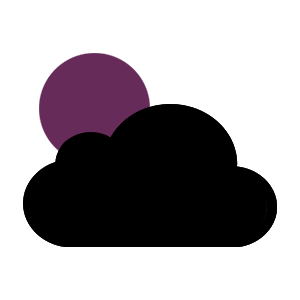
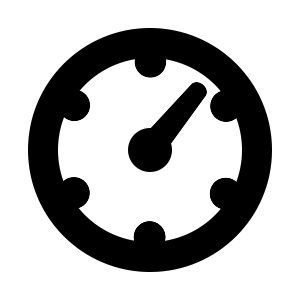
Layer changes from the first 300px x 300px image to the second:
added group "DASHBOARD" with 8 layers in group "ALL" over box(28, 28, 272, 272)
added group "Group 5" with 4 layers in group "DASHBOARD" over box(58, 46, 242, 253)
added layer "Ellipse 4 copy 3" in group "Group 5" over box(58, 89, 166, 253)
added layer "Ellipse 4 copy 2" in group "Group 5" over box(58, 177, 242, 253)
added layer "Ellipse 4 copy" in group "Group 5" over box(133, 90, 242, 253)
added layer "Ellipse 4" in group "Group 5" over box(134, 46, 242, 210)
added layer "Rounded Rectangle 1" in group "DASHBOARD" over box(145, 82, 207, 152)
added layer "Layer 15" in group "DASHBOARD" over box(128, 128, 172, 172)
added layer "Layer 14" in group "DASHBOARD" over box(28, 28, 272, 272)
hid group "SUN/CLOUD" (3 layers) over box(23, 53, 277, 247)
